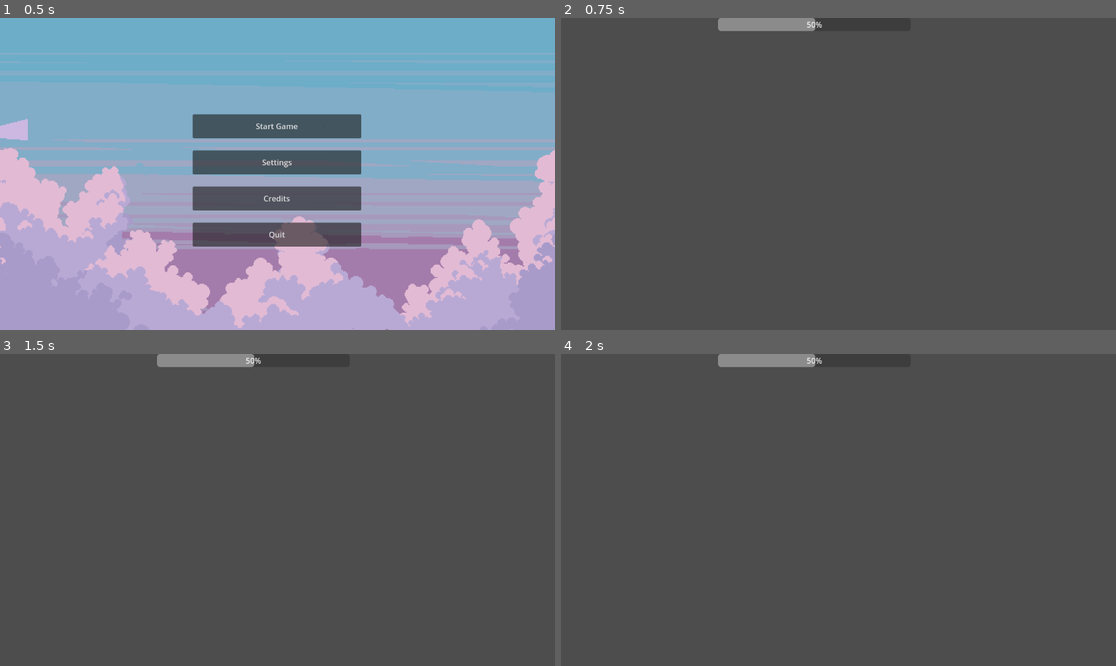
Above: before the commit, frames 1-4 (two rows, left to right).
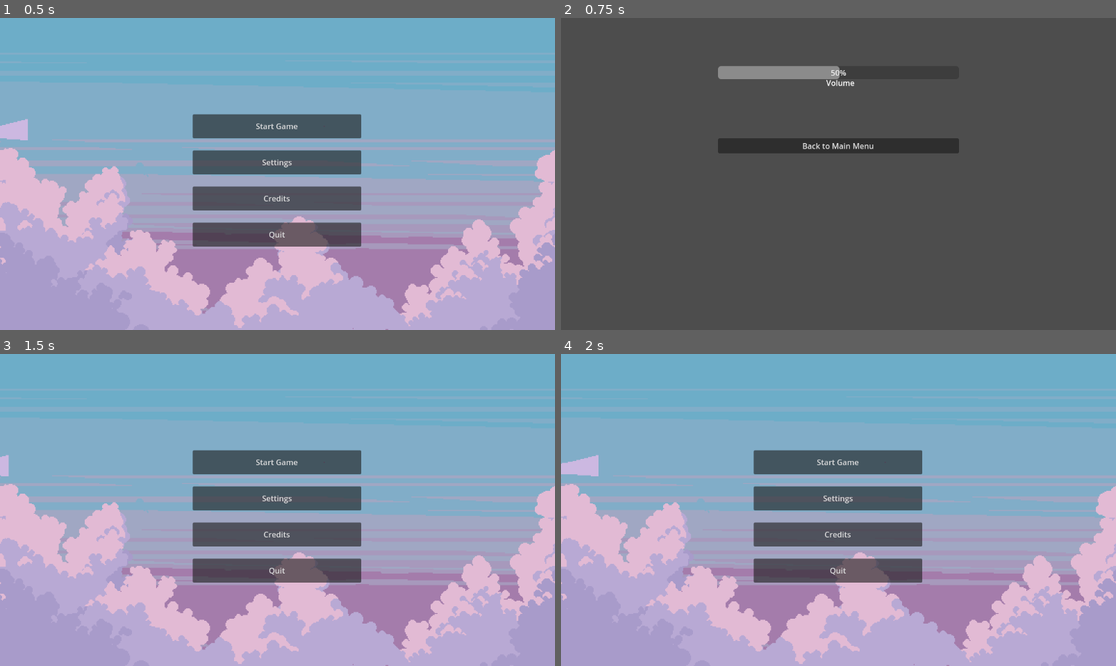
Above: after the commit, the same moments.

Repository: ratgaw/ZombieCafe
Game: Godot game, scene res://ZScenes/Main Menu.tscn
Same seed, same stepped clock (60 frames per second), same inputs: the game is played once before the commit and once after it.
Inputs (mouse positions are in pixels of both pictures, inside the frame that each line leads up to):
- Up to frame 1 (0.5 s): no input
- Up to frame 2 (0.75 s): click "Settings" at 0.5 s
- Up to frame 3 (1.5 s): click (277, 481) at 1.25 s, where only the run after the commit has a clickable "Back to Main Menu"
- Up to frame 4 (2 s): no input

Frame 1 is identical in both runs. In frame 2, 3.8% of the frame differs, in the area x 28-72%, y 0-44%; in frame 3, 92%, in the area x 0-100%, y 0-100%; in frame 4, 92%.

Commit message:
Rebuilding Menu Pt3
Re-added navigation back to main menu.

Diff:
--- a/Main_Menu/ZScenes/Settings Menu.tscn
+++ b/Main_Menu/ZScenes/Settings Menu.tscn
@@ -14,12 +14,15 @@
 [node name="MenuOptions" type="GridContainer" parent="."]
 custom_minimum_size = Vector2(500, 0)
 layout_mode = 1
-anchors_preset = 13
+anchors_preset = -1
 anchor_left = 0.5
 anchor_right = 0.5
 anchor_bottom = 1.0
+offset_top = 100.0
+offset_bottom = -100.0
 grow_horizontal = 2
 grow_vertical = 2
+theme_override_constants/v_separation = 100
 script = ExtResource("1_du2mm")
 
 [node name="Volume Control" type="Container" parent="MenuOptions"]
@@ -27,20 +30,31 @@
 layout_mode = 2
 size_flags_horizontal = 3
 
+[node name="Volume Slider" type="HSlider" parent="MenuOptions/Volume Control"]
+light_mask = 0
+visibility_layer = 0
+custom_minimum_size = Vector2(500, 30)
+layout_mode = 2
+
 [node name="Volume Display" type="ProgressBar" parent="MenuOptions/Volume Control"]
-custom_minimum_size = Vector2(400, 0)
+custom_minimum_size = Vector2(500, 0)
 layout_mode = 2
 size_flags_horizontal = 4
 
-[node name="Volume Slider" type="HSlider" parent="MenuOptions/Volume Control"]
-light_mask = 0
-visibility_layer = 0
-custom_minimum_size = Vector2(400, 30)
+[node name="RichTextLabel" type="RichTextLabel" parent="MenuOptions/Volume Control"]
+custom_minimum_size = Vector2(500, 70)
 layout_mode = 2
+text = "
+													  Volume"
 
-[node name="AudioStreamPlayer" type="AudioStreamPlayer" parent="."]
+[node name="Back to Main" type="Button" parent="MenuOptions"]
+layout_mode = 2
+text = "Back to Main Menu"
+
+[node name="Settings Music" type="AudioStreamPlayer" parent="."]
 stream = ExtResource("2_bynqc")
 autoplay = true
-parameters/looping = false
+parameters/looping = true
 
 [connection signal="value_changed" from="MenuOptions/Volume Control/Volume Slider" to="MenuOptions" method="_on_volume_slider_value_changed"]
+[connection signal="pressed" from="MenuOptions/Back to Main" to="MenuOptions" method="_on_back_to_main_pressed"]
--- a/Main_Menu/ZScenes/settings_menu_options.gd
+++ b/Main_Menu/ZScenes/settings_menu_options.gd
@@ -20,3 +20,6 @@
 	#setting global volume variable to changed volume level and adjusts current volume
 	AudioServer.set_bus_volume_linear(Globals.master_bus, cvalue)
 	Globals.music_volume = cvalue
+
+func _on_back_to_main_pressed() -> void:
+	get_tree().change_scene_to_file("res://ZScenes/Main Menu.tscn")
